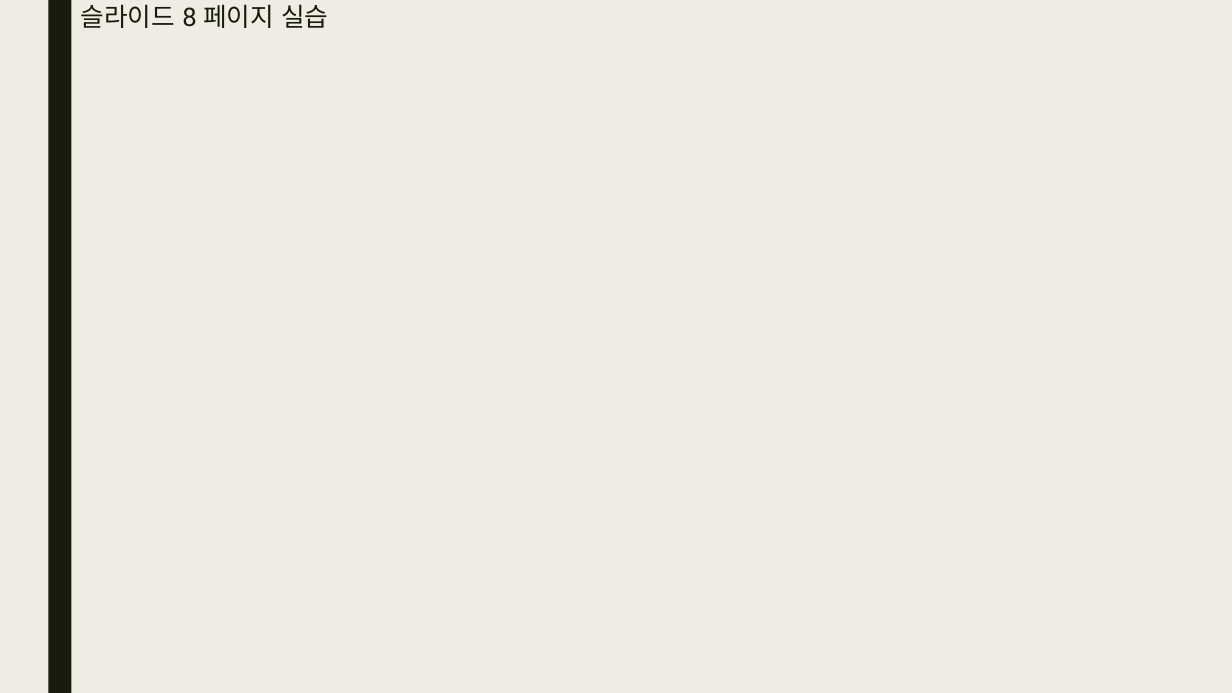
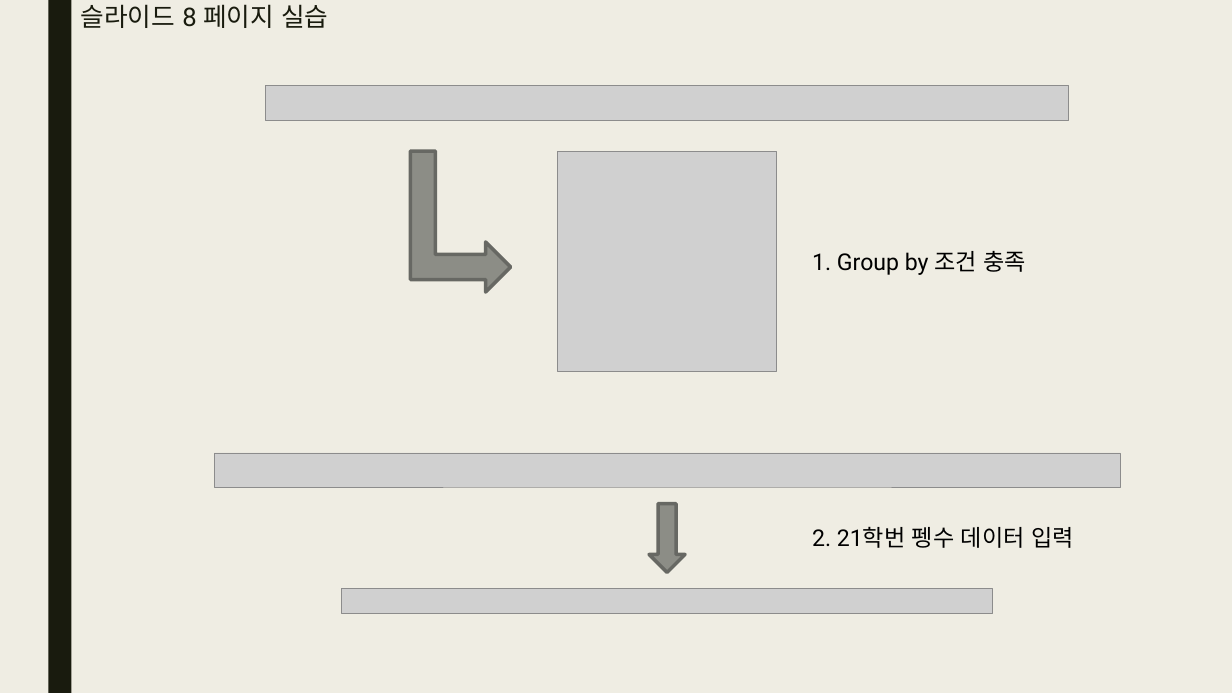
Before and after one commit to bino0130/politec-database, a slide deck: slide 21 of 데이터베이스프로그래밍 과제/20230518 데이터베이스 3강 과제 남정현.pptx. Drawn at 1232x693 pixels with LibreOffice and Linux fonts; fonts in the diff are those of the drawing; grey boxes stand for pictures. Boxes give left, top, right and bottom in pixels: in the first picture for what was removed or moved away, otherwise in the second. Text is boxed around its words. In the diff, an @@ line names an element or a change of style, - is before the commit and + after.

Commit message:
Update 20230518 데이터베이스 3강 과제 남정현.pptx
DB 3강 ppt 과제 업데이트

```diff
--- a/데이터베이스프로그래밍 과제/20230518 데이터베이스 3강 과제 남정현.pptx
+++ b/데이터베이스프로그래밍 과제/20230518 데이터베이스 3강 과제 남정현.pptx
@@ picture added at [266,86,1069,121] @@
@@ bent up arrow added at [411,151,511,293], fill #8C8D86, outline #686863 2.75 pt @@
@@ picture added at [558,152,777,372] @@
@@ text added at [812,251,1026,275], 18 pt, text #000000 @@
+1. Group by 조건 충족
@@ picture added at [214,453,1121,487] @@
@@ down arrow added at [649,504,685,573], fill #8C8D86, outline #686863 2.75 pt @@
@@ text added at [812,526,1074,548], 18 pt, text #000000 @@
+2. 21학번 펭수 데이터 입력
@@ picture added at [341,589,993,613] @@
```
Also in this commit, not shown: 12 other slides changed, 35 slides added.
